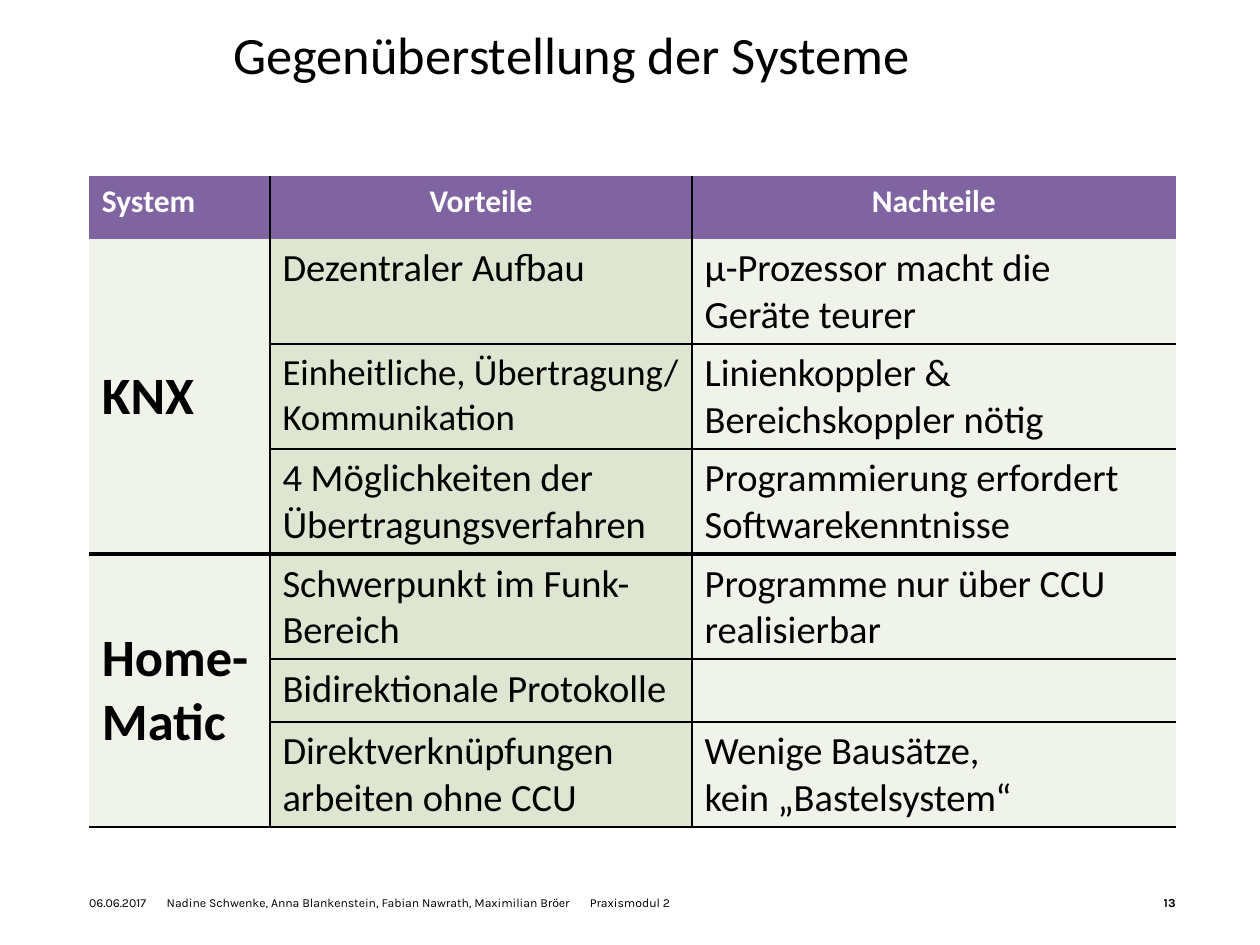
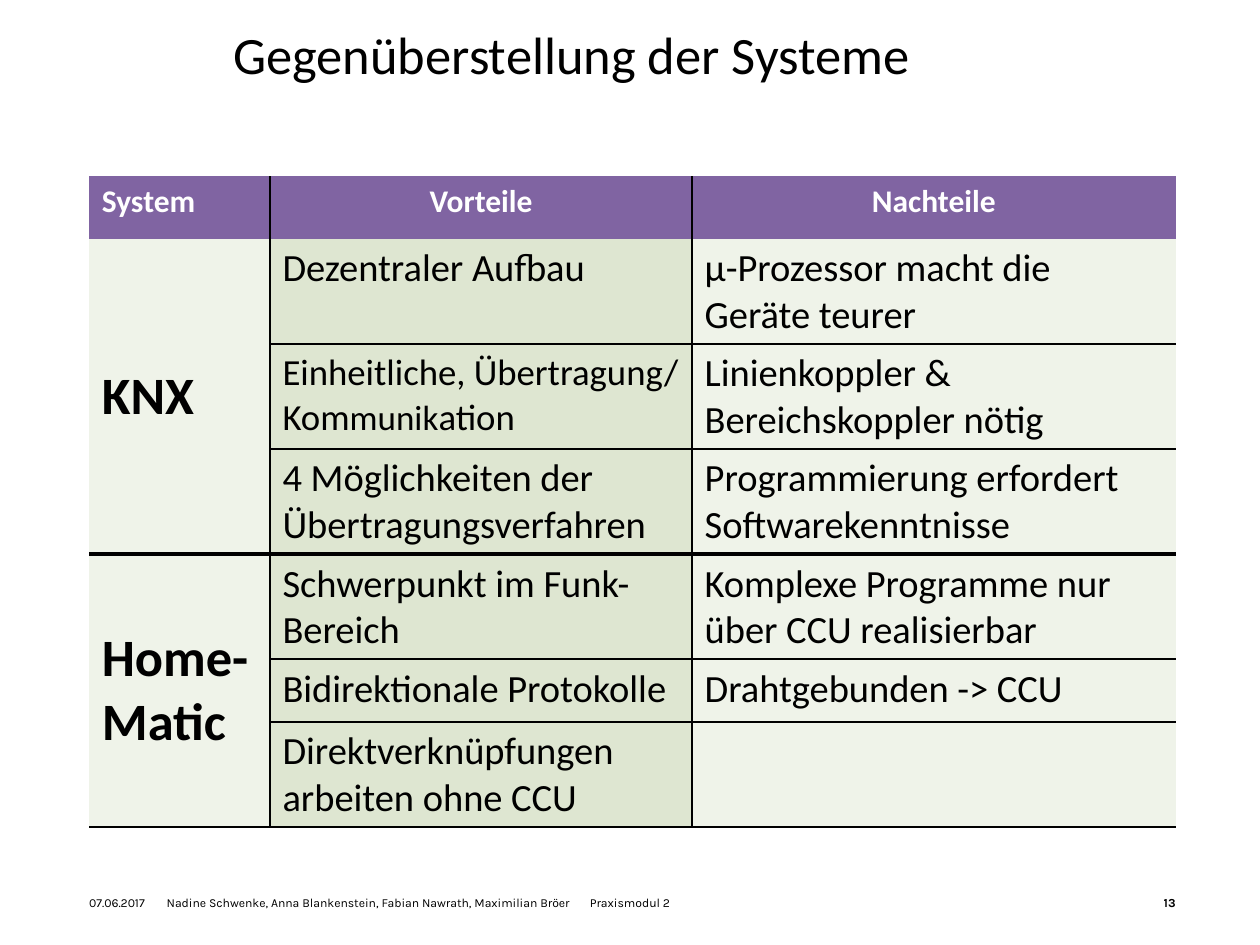
Before and after one commit to Nawygator/Praxisseminar, a slide deck: slide 13 of HSHL_Hausautomationssysteme.potx.pptx. Drawn at 1260x945 pixels with LibreOffice and Linux fonts; fonts in the diff are those of the drawing; background and template pictures are left out. Boxes give left, top, right and bottom in pixels: in the first picture for what was removed or moved away, otherwise in the second. Text is boxed around its words. In the diff, an @@ line names an element or a change of style, - is before the commit and + after.

```diff
--- a/HSHL_Hausautomationssysteme.potx.pptx
+++ b/HSHL_Hausautomationssysteme.potx.pptx
@@ table at bbox=[89, 176, 1176, 828] @@
-row 5, column 3: Programme nur über CCU realisierbar
+row 5, column 3: Komplexe Programme nur über CCU realisierbar
-row 6, column 3: 
+row 6, column 3: Drahtgebunden -> CCU
-row 7, column 3: Wenige Bausätze, kein „Bastelsystem“
+row 7, column 3: 
@@ text at bbox=[89, 898, 670, 909]: text changed @@
-06.06.2017 Nadine Schwenke, Anna Blankenstein, Fabian Nawrath, Maximilian Bröer Praxismodul 2
+07.06.2017 Nadine Schwenke, Anna Blankenstein, Fabian Nawrath, Maximilian Bröer Praxismodul 2
```
Also in this commit, not shown: 14 other slides changed, 2 slides added.
